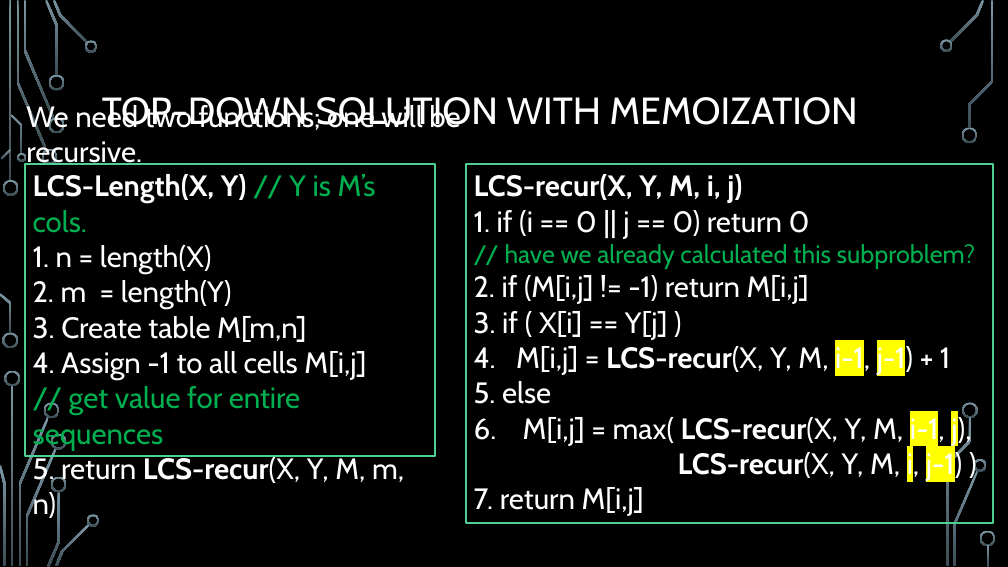
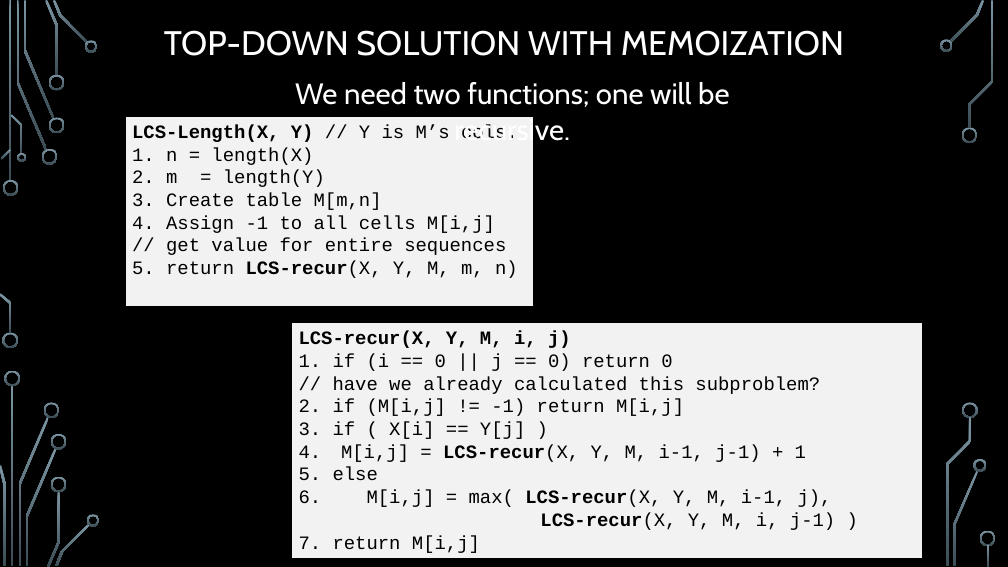
Before and after one commit to markfloryan/dsa2, a slide deck: slide 45 of slides/05-5-Sequences.pptx (slide 42 before the commit). Drawn at 1008x567 pixels with LibreOffice and Linux fonts; fonts in the diff are those of the drawing; background and template pictures are left out. Boxes give left, top, right and bottom in pixels: in the first picture for what was removed or moved away, otherwise in the second. Text is boxed around its words. In the diff, an @@ line names an element or a change of style, - is before the commit and + after.

```diff
--- a/slides/05-5-Sequences.pptx
+++ b/slides/05-5-Sequences.pptx
@@ title "TOP-DOWN SOLUTION WITH MEMOIZATION": place and size @@
-title "TOP-DOWN SOLUTION WITH MEMOIZATION" at <box>102,97,858,128</box>
+title "TOP-DOWN SOLUTION WITH MEMOIZATION" at <box>164,30,844,56</box>
@@ title "TOP-DOWN SOLUTION WITH MEMOIZATION" at <box>164,30,844,56</box>: size 36 to 32.4 pt; alignment left to centre @@
@@ text "We need two functions; one ...": place and size @@
-text "We need two functions; one ..." at <box>26,102,460,165</box>
+text "We need two functions; one ..." at <box>295,82,729,147</box>
@@ text "We need two functions; one ..." at <box>295,82,729,147</box>: alignment left to centre @@
@@ rectangle "LCS-Length(X, Y) // Y is ...": place and size @@
-rectangle "LCS-Length(X, Y) // Y is ..." at <box>25,164,435,457</box>
+rectangle "LCS-Length(X, Y) // Y is ..." at <box>125,116,535,306</box>
@@ rectangle "LCS-Length(X, Y) // Y is ..." at <box>125,116,535,306</box>: size 28 to 18 pt, font Cabin to Courier New; text colour #FFFFFF to #000000 in "LCS-Length(X, Y)", "1. n = length(X)", "2. m = length(Y)", "3. Create table M[m,n]" and 2 more places; text colour #00B050 to #000000 in "// Y is M’s cols.", "// get value for entire sequences"; fill none to #F2F2F2; outline #4FD093 2 pt to #000000 2 pt @@
@@ rectangle "LCS-recur(X, Y, M, i, j)": place and size @@
-rectangle "LCS-recur(X, Y, M, i, j)" at <box>467,164,994,523</box>
+rectangle "LCS-recur(X, Y, M, i, j)" at <box>291,322,923,559</box>
@@ rectangle "LCS-recur(X, Y, M, i, j)" at <box>291,322,923,559</box>: size 28 to 18 pt, text colour #FFFFFF to #000000 in "LCS-recur(X, Y, M, i, j)", "1. if (i == 0 || j ...", "2. if (M[i,j] != -1) return M[i,j]", "3. if ( X[i] == Y[j] )" and 4 more places; font Cabin to Courier New; size 24 to 18 pt, text colour #00B050 to #000000 in "// have we already calculated this subproblem?"; highlight #FFFF00 to none in "i-1, j-1)", "i-1, j), i, j-1)"; fill none to #F2F2F2; outline #4FD093 2 pt to #000000 2 pt @@
```
Also in this commit, not shown: 8 other slides changed, 7 slides added, 22 slides removed, 4 other files.
